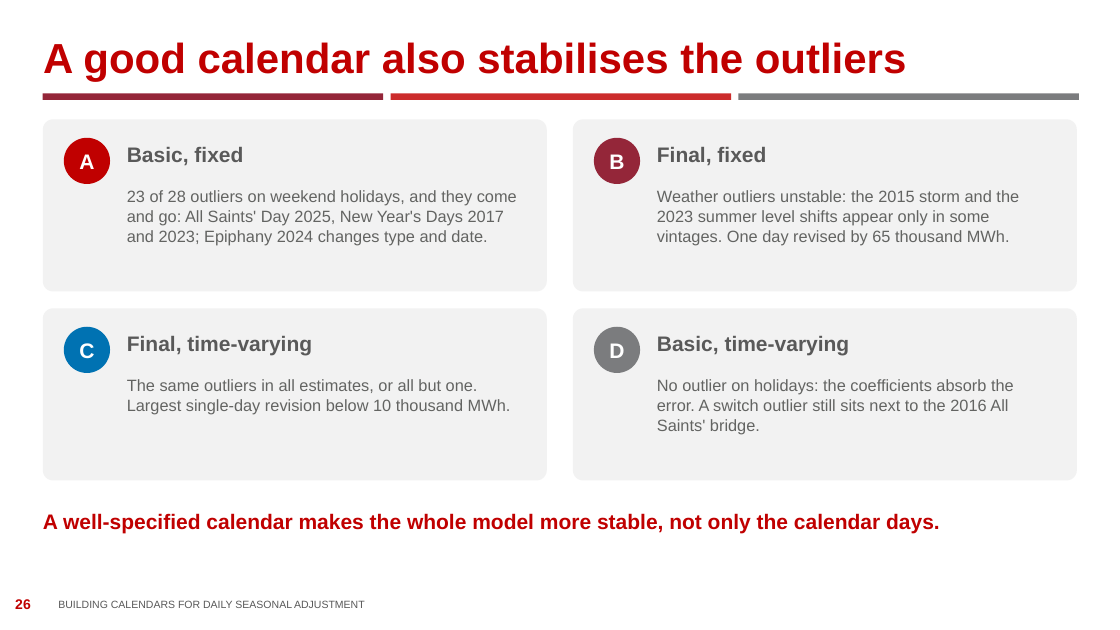
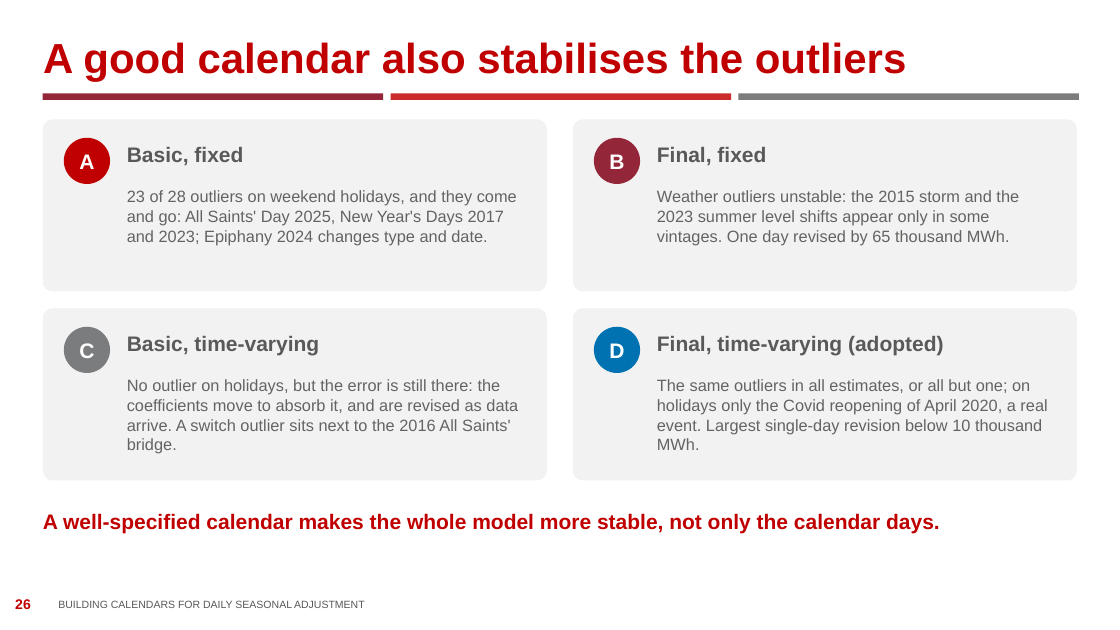
Before and after one commit to AlessandroPiovani/NTTS_high_freq_daily, a slide deck: slide 26 of DMR_calendar_slides.pptx. Drawn at 1120x630 pixels with LibreOffice and Linux fonts; fonts in the diff are those of the drawing; background and template pictures are left out. Boxes give left, top, right and bottom in pixels: in the first picture for what was removed or moved away, otherwise in the second. Text is boxed around its words. In the diff, an @@ line names an element or a change of style, - is before the commit and + after.

```diff
--- a/DMR_calendar_slides.pptx
+++ b/DMR_calendar_slides.pptx
@@ ellipse "C" at (64, 327, 110, 373): fill #0072B2 to #7B7C7E @@
@@ ellipse "D" at (594, 327, 640, 373): fill #7B7C7E to #0072B2 @@
@@ text at (127, 336, 319, 355): text changed @@
-Final, time-varying
+Basic, time-varying
@@ text at (657, 336, 944, 355): text changed @@
-Basic, time-varying
+Final, time-varying (adopted)
@@ text at (127, 379, 518, 454): text changed @@
-The same outliers in all estimates, or all but one. Largest single-day revision below 10 thousand MWh.
+No outlier on holidays, but the error is still there: the coefficients move to absorb it, and are revised as data arrive. A switch outlier sits next to the 2016 All Saints' bridge.
@@ text at (657, 379, 1047, 450): text changed @@
-No outlier on holidays: the coefficients absorb the error. A switch outlier still sits next to the 2016 All Saints' bridge.
+The same outliers in all estimates, or all but one; on holidays only the Covid reopening of April 2020, a real event. Largest single-day revision below 10 thousand MWh.
```
Also in this commit, not shown: 2 other slides changed, 16 other files.
